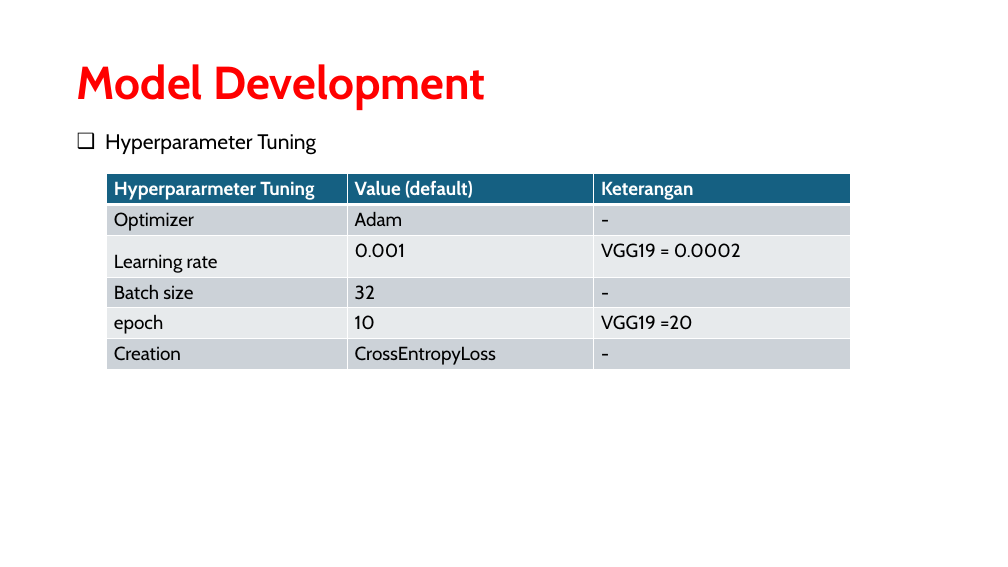
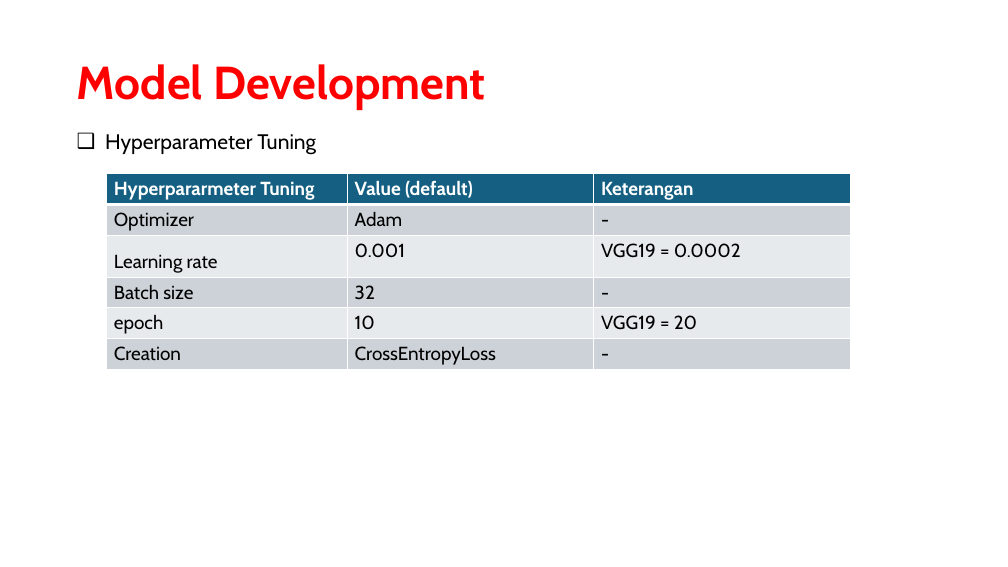
Before and after one commit to AndreMasalle/Computer-Vision-Specialist, a slide deck: slide 13 of Gender Classification/Project 1_v1.0.pptx. Drawn at 1008x567 pixels with LibreOffice and Linux fonts; fonts in the diff are those of the drawing. Boxes give left, top, right and bottom in pixels: in the first picture for what was removed or moved away, otherwise in the second. Text is boxed around its words. In the diff, an @@ line names an element or a change of style, - is before the commit and + after.

```diff
--- a/Gender Classification/Project 1_v1.0.pptx
+++ b/Gender Classification/Project 1_v1.0.pptx
@@ table at (107,174,851,369) @@
-row 5, column 3: VGG19 =20
+row 5, column 3: VGG19 = 20
```
Also in this commit, not shown: 1 other slide changed, 3 other files.
